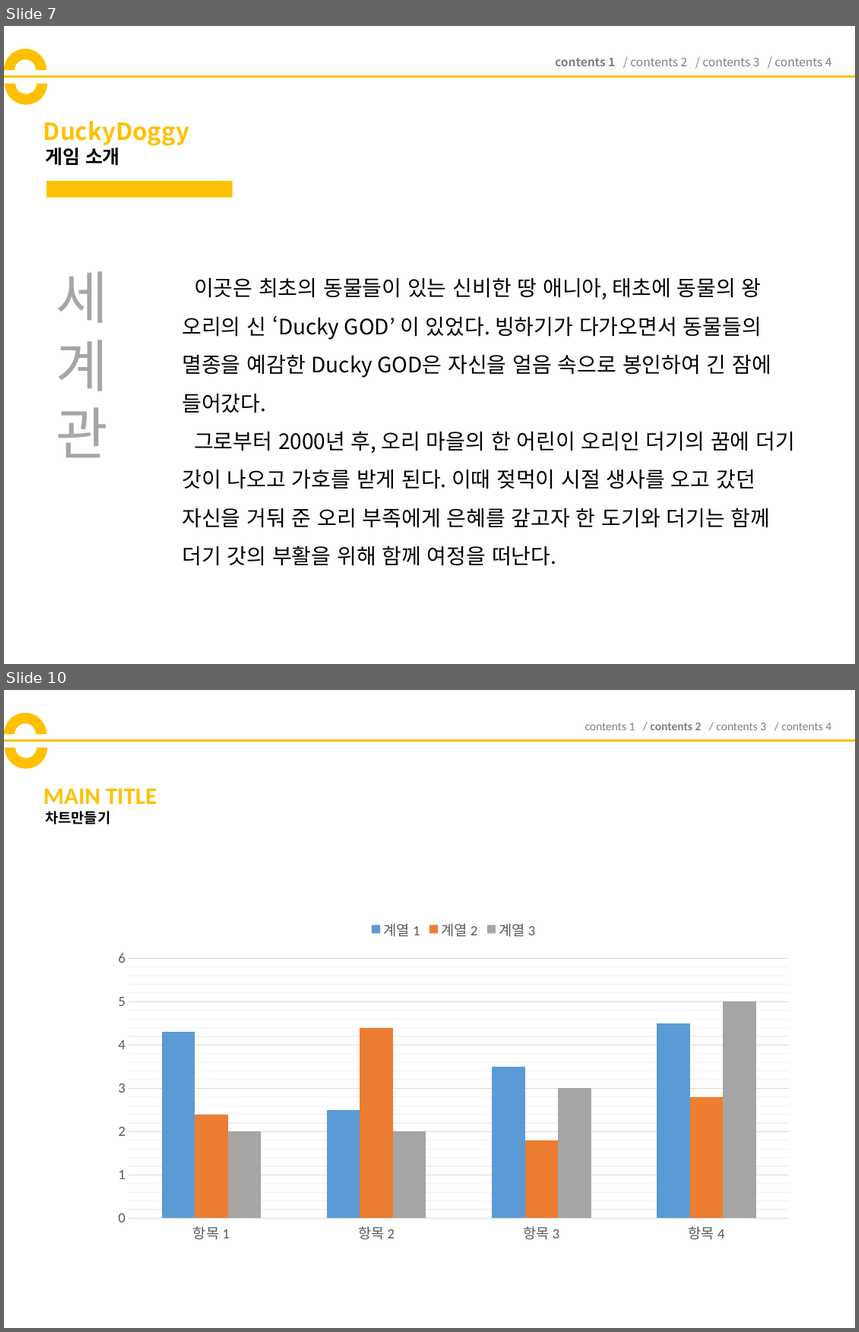
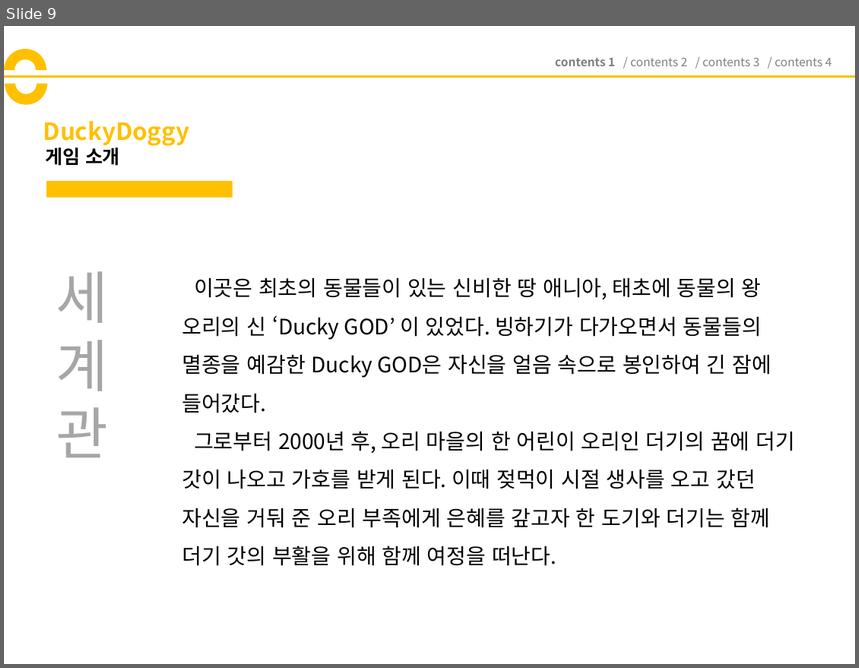
Before and after one commit to codnsj81/HuffAndPuff, a slide deck: 기획 문서/181206_DuckyDoggy_기획서_(ver1).pptx. Shown one above the other, each under a label of ours: slides 7 and 10 before the commit, slide 9 after it; the slides between them are not shown. The pictures are 859x1332 and 859x668 pixels, drawn with LibreOffice and Linux fonts; fonts in the diff are those of the drawing. Boxes give left, top, right and bottom in pixels: in the first picture for what was removed or moved away, otherwise in the second. Text is boxed around its words. In the diff, an @@ line names an element or a change of style, - is before the commit and + after.

```diff
--- a/기획 문서/181206_DuckyDoggy_기획서_(ver1).pptx
+++ b/기획 문서/181206_DuckyDoggy_기획서_(ver1).pptx
@@ slide 10 removed at [4,690,855,1328], background #FFFFFF @@
@@ arch (boxed as its full ring) removed at [4,713,47,755] @@
@@ arch (boxed as its full ring) removed at [5,726,47,769] @@
@@ text removed at [585,723,832,730] @@
-contents 1 / contents 2 / contents 3 / contents 4
@@ line removed from (4, 740) to (855, 740) @@
@@ title removed at [44,788,157,804] @@
-MAIN TITLE
@@ text removed at [46,811,111,825] @@
-차트만들기
@@ column chart removed at [104,909,804,1250] @@
-categories: 항목 1, 항목 2, 항목 3, 항목 4
-계열 1: 4.3, 2.5, 3.5, 4.5
-계열 2: 2.4, 4.4, 1.8, 2.8
-계열 3: 2, 2, 3, 5
@@ what was slide 7 is now slide 9 @@
```
Also in this commit, not shown: 4 slides changed, 9 slides added.
